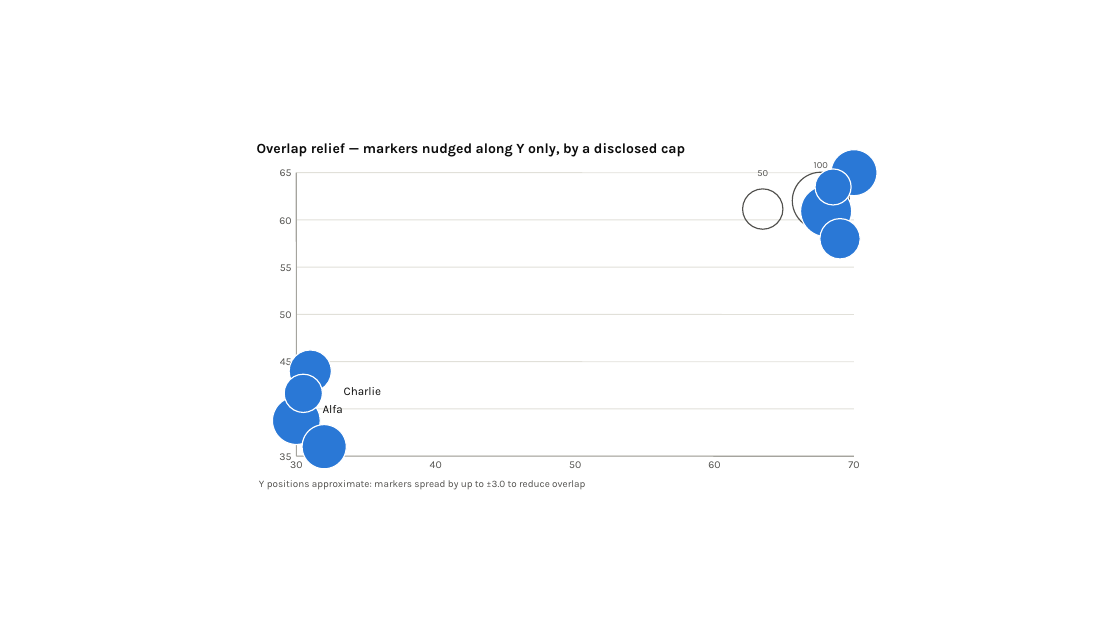
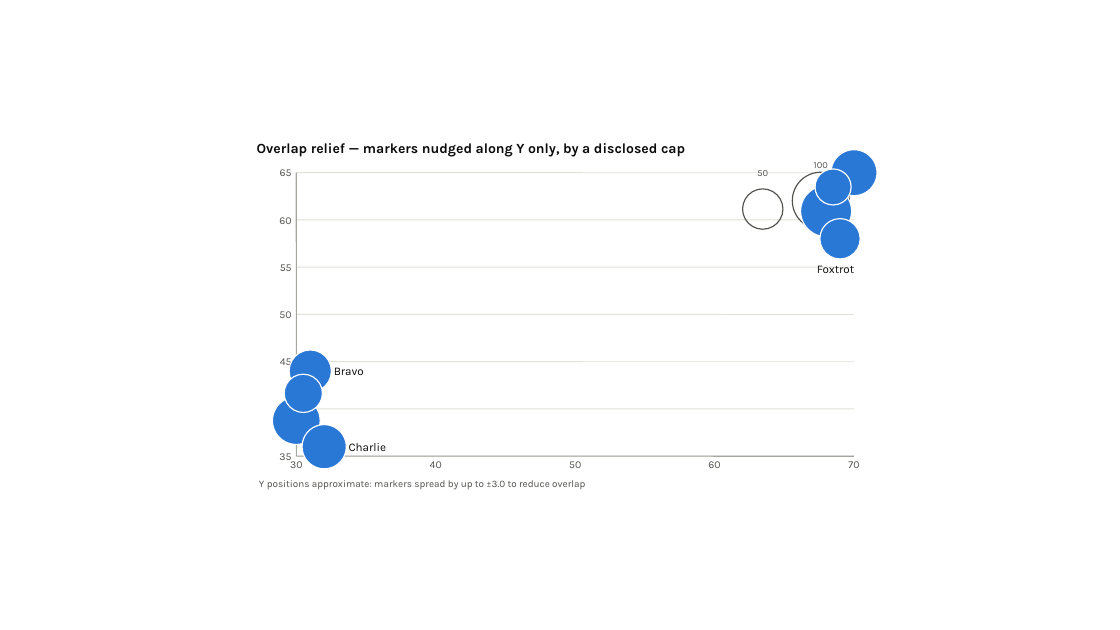
Before and after one commit to dannbleeker/PowerChart, a slide deck: slide 117 of examples/showcase.pptx. Drawn at 1120x630 pixels with LibreOffice and Linux fonts; fonts in the diff are those of the drawing. Boxes give left, top, right and bottom in pixels: in the first picture for what was removed or moved away, otherwise in the second. Text is boxed around its words. In the diff, an @@ line names an element or a change of style, - is before the commit and + after.

```diff
--- a/examples/showcase.pptx
+++ b/examples/showcase.pptx
@@ text added at (817,265,854,273), 10 pt, text #0B0B0B @@
+Foxtrot
@@ text added at (334,367,364,375), 10 pt, text #0B0B0B @@
+Bravo
@@ text removed at (323,405,343,413) @@
-Alfa
@@ text "Charlie": place and size @@
-text "Charlie" at (344,387,381,395)
+text "Charlie" at (349,443,386,451)
```
Also in this commit, not shown: 8 other files.
